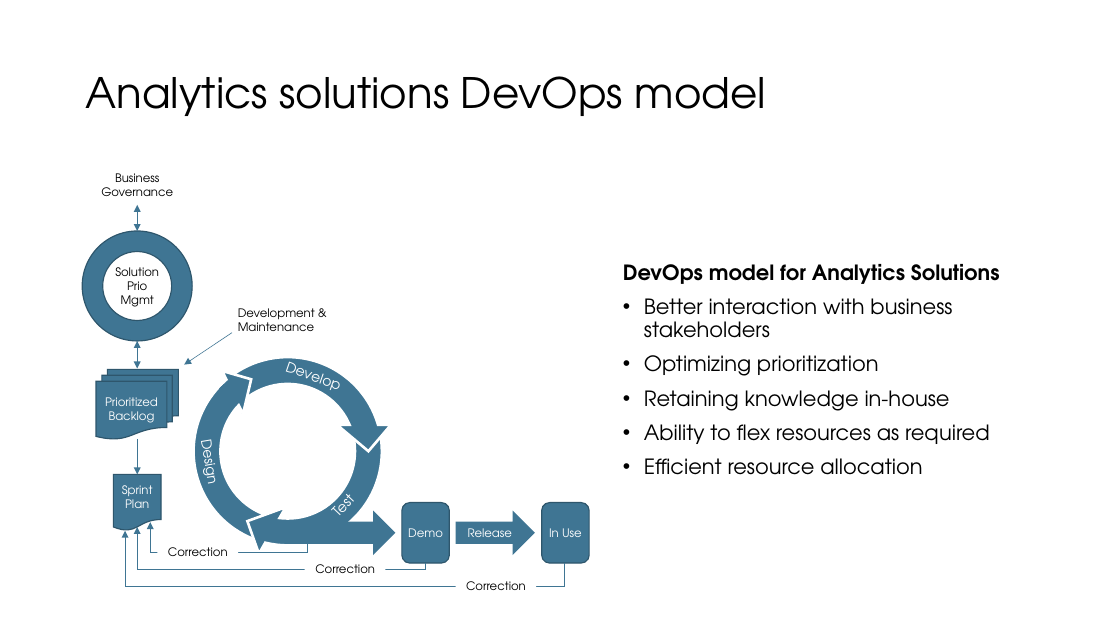
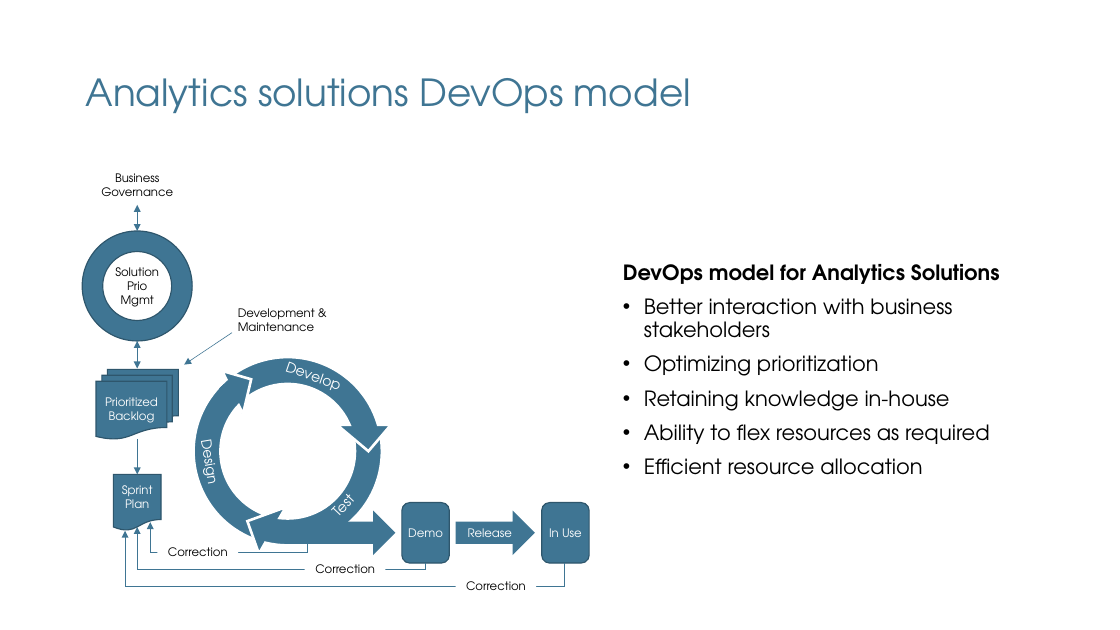
Before and after one commit to mnikolop/case2-IBM-HR, a slide deck: slide 6 of presentations/Deliverable.pptx. Drawn at 1120x630 pixels with LibreOffice and Linux fonts; fonts in the diff are those of the drawing; background and template pictures are left out. Boxes give left, top, right and bottom in pixels: in the first picture for what was removed or moved away, otherwise in the second. Text is boxed around its words. In the diff, an @@ line names an element or a change of style, - is before the commit and + after.

```diff
--- a/presentations/Deliverable.pptx
+++ b/presentations/Deliverable.pptx
@@ title "Analytics solutions DevOps model" at box(86, 78, 691, 113): size 36 to 32 pt, text colour #000000 to #3F7593 @@
```
Also in this commit, not shown: 4 other slides changed, 9 slides added, 6 slides removed, 17 other files.
